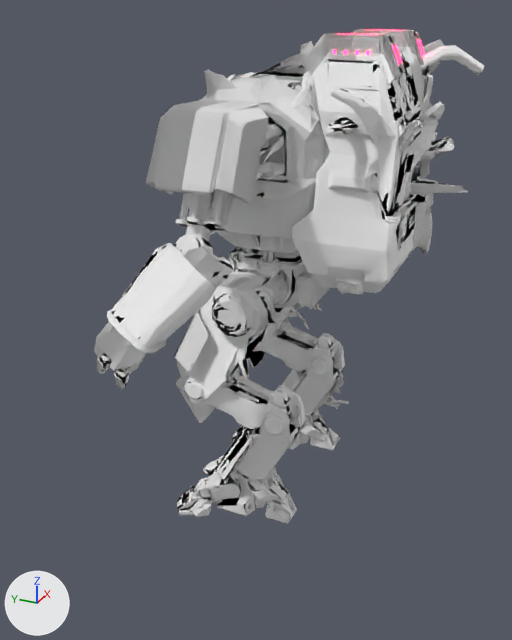
Renders of the glTF model models/heavy-devastator.glb from each side of a commit.
One viewpoint serves both versions: a 50 mm camera at (-5.05, -1.42, -5.6) aimed at (-1.82, 0.03, -7.21). Every picture has the same lights, and +X, +Y and +Z are marked at lower left. The older version comes first. Where no turn or scale is listed for an object, it has been applied to the vertices.

Names of what the first picture shows: '0x09be09cf', 'hip_whole', 'leg_left_destroyed', 'leg_left_whole', 'leg_right_destroyed', 'leg_right_whole', 'shoulder_left', 'torso_destroyed', 'torso_whole', 'udim 0', 'weapon_backpack_destroyed', 'weapon_backpack_whole' and 3 more.
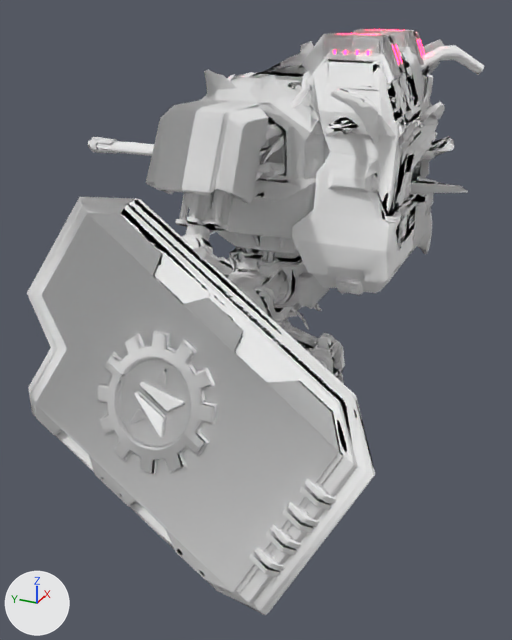
Where the change shows, as pixel boxes [x1, y1, x2, y2] in the pictures (512 x 640 px):
'shield.001', added: after [27, 197, 375, 615]
'weapon_right', added: after [88, 137, 154, 156]
'leg_left_whole', unchanged, covered by the edit: before [174, 260, 305, 515]; after [227, 260, 289, 322]
'udim 0', unchanged, covered by the edit: before [94, 236, 233, 390]; after [181, 236, 233, 278]
'leg_left_destroyed', unchanged, covered by the edit: before [176, 261, 303, 524]; after [229, 261, 288, 323]
'leg_right_whole', unchanged, covered by the edit: before [231, 303, 345, 450]; after [277, 303, 345, 375]

What changed in the scene script:
```text
Add img_0x972a0bd49b757956:
    img_0x972a0bd49b757956 = load_image('0x972a0bd49b757956', '_unpacked/0x972a0bd49b757956', 512, 512, 'Non-Color')
Add mat_m_soldier_backpack_hmg_0x6983ba4ed61be1aa_001:
    mat_m_soldier_backpack_hmg_0x6983ba4ed61be1aa_001 = bpy.data.materials.new('m_soldier_backpack_hmg 0x6983ba4ed61be1aa.001')
    # colours: white #ffffff
    # uses the picture img_0x3803106ab1484acb
Add mat_m_soldier_shield_materials_m_soldier_shield:
    mat_m_soldier_shield_materials_m_soldier_shield = bpy.data.materials.new('m_soldier_shield materials/m_soldier_shield')
    # colours: white #ffffff
    # uses the picture img_0x972a0bd49b757956
Add me_weapon_right:
    me_weapon_right.from_pydata(...)  # 1408 vertices, 2744 faces; spans x -1.43..-1.08, y -0.38..1.46, z -6.67..-6.14
    me_weapon_right.materials.append(mat_m_soldier_backpack_hmg_0x6983ba4ed61be1aa_001)
Add me_shield:
    me_shield.from_pydata(...)  # 888 vertices, 1568 faces; spans x -0.39..0.39, y -0.92..0.82, z -0.73..0.73
    me_shield.materials.append(mat_m_soldier_shield_materials_m_soldier_shield)
Add ob_weapon_right:
    ob_weapon_right = bpy.data.objects.new('weapon_right', me_weapon_right)
    ob_weapon_right.location = (0.0, 0.0, 0.0)
Add ob_shield_001:
    ob_shield_001 = bpy.data.objects.new('shield.001', me_shield)
    ob_shield_001.location = (-2.815, -0.033, -7.134)
```
